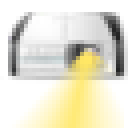
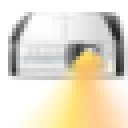
Layer changes from the first 128px x 128px image to the second:
added layer "New Layer copy" (57%) above "New Layer" over [64, 56, 128, 128]
